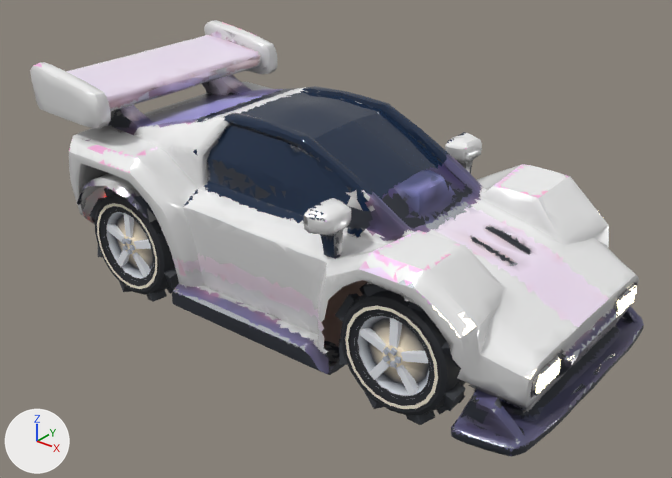
An edit to the glTF model ui/3d/aura-drift/v1/car-vektor.glb, drawn before and after from the same camera.
One viewpoint serves both versions: a camera (50 mm lens) standing at (4.22, -5.22, 3.86) and looking at (0.11, -0.08, 0.67). Arrows for +X, +Y and +Z are at lower left; the lights stay in place. The first picture is the older version. Vertices at exactly the same position are counted once.

The scene before the commit, as lines of its bpy script (objects in view):
```python
mat_paint = bpy.data.materials.new('paint')
mat_paint.use_nodes = True; mat_paint.node_tree.nodes.clear()
_N = mat_paint.node_tree.nodes; _L = mat_paint.node_tree.links
n0 = _N.new('ShaderNodeBsdfPrincipled'); n0.name = 'Principled BSDF'
n0.inputs[1].default_value = 0.05  # 'Metallic'
n0.inputs[2].default_value = 0.22  # 'Roughness'
n1 = _N.new('ShaderNodeOutputMaterial'); n1.name = 'Material Output'
n2 = _N.new('ShaderNodeVertexColor'); n2.name = 'Color Attribute'
_L.new(n0.outputs[0], n1.inputs[0])  # 'BSDF' to 'Surface'
_L.new(n2.outputs[0], n0.inputs[0])  # 'Color' to 'Base Color'
me_reviewed_replacement = bpy.data.meshes.new('reviewed_replacement')
me_reviewed_replacement.from_pydata(...)  # 12992 vertices, 19648 faces; spans x -2.3..2.3, y -1.11..1.1, z 0.14..1.87
# faces by material slot: [24, 481, 1730, 205, 8503, 4896, 3809]
me_reviewed_replacement.materials.append(mat_brake_light)
me_reviewed_replacement.materials.append(mat_chrome)
me_reviewed_replacement.materials.append(mat_glass)
me_reviewed_replacement.materials.append(mat_head_light)
me_reviewed_replacement.materials.append(mat_paint)
me_reviewed_replacement.materials.append(mat_paint_accent)
me_reviewed_replacement.materials.append(mat_trim)
me_reviewed_wheel_001 = bpy.data.meshes.new('reviewed_wheel.001')
me_reviewed_wheel_001.from_pydata(...)  # 570 vertices, 992 faces; spans x -0.5..0.5, y -0.176..0.172, z -0.5..0.5
me_reviewed_wheel_001.materials.append(mat_tyre)
ob_body = bpy.data.objects.new('body', me_reviewed_replacement)
ob_body.location = (0.0, 0.0, 0.0)
ob_wheel_fr = bpy.data.objects.new('wheel_fr', me_reviewed_wheel_001)
ob_wheel_fr.location = (1.276, -0.801, 0.497)
ob_wheel_rr = bpy.data.objects.new('wheel_rr', me_reviewed_wheel_001)
ob_wheel_rr.location = (-1.358, -0.801, 0.497)
```
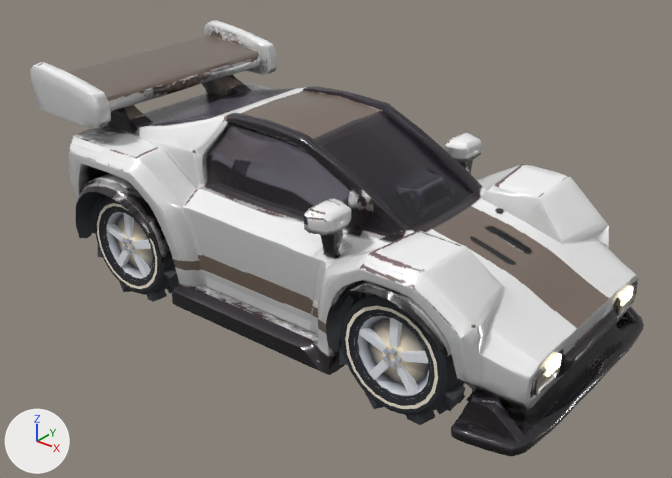
Boxes (x1, y1, x2, y2) around the edits, measured in the pictures (672 x 478 px):
```json
{"object": "body", "change": "surface changed, reshaped", "before": [30, 20, 644, 457], "after": [30, 20, 644, 457]}
{"part": 1, "of": "me_reviewed_replacement", "change": "added", "after": [619, 286, 633, 306]}
{"part": 2, "of": "me_reviewed_replacement", "change": "added", "after": [545, 353, 562, 377]}
{"part": 3, "of": "me_reviewed_replacement", "change": "added", "after": [495, 208, 504, 214]}
{"part": 4, "of": "me_reviewed_replacement", "change": "built on", "before": [40, 21, 640, 457], "after": [76, 186, 474, 401], "on screen": "mostly hidden afterwards"}
{"part": 5, "of": "me_reviewed_replacement", "change": "recoloured", "before": [183, 238, 616, 430], "after": [183, 295, 616, 430]}
{"part": 6, "of": "me_reviewed_replacement", "change": "recoloured", "before": [208, 87, 437, 257], "after": [208, 87, 437, 257]}
{"part": 7, "of": "me_reviewed_replacement", "change": "recoloured", "before": [466, 289, 635, 390], "after": [466, 289, 635, 390]}
{"part": 8, "of": "me_reviewed_replacement", "change": "recoloured", "before": [33, 22, 644, 454], "after": [33, 22, 644, 454]}
{"part": 9, "of": "me_reviewed_replacement", "change": "recoloured", "before": [99, 119, 644, 456], "after": [99, 119, 644, 456]}
```

The change, as JSON lines over the scene's bpy script:
```json
{"op": "add", "block": "img_car_vektor", "code": ["img_car_vektor = load_image('car-vektor', '_unpacked/car-vektor', 1024, 1024, 'sRGB')"]}
{"op": "remove", "block": "mat_paint", "code": "n2 = _N.new('ShaderNodeVertexColor'); n2.name = 'Color Attribute'"}
{"op": "add", "block": "mat_paint", "code": "n3 = _N.new('ShaderNodeTexImage'); n3.name = 'Image Texture'"}
{"op": "add", "block": "mat_paint", "code": "n3.image = img_car_vektor"}
{"block": "mat_paint", "where": "n0 = _N.new('ShaderNodeBsdfPrincipled'); n0.name = 'Principled BSDF'"}
{"op": "remove", "block": "mat_paint", "code": "_L.new(n2.outputs[0], n0.inputs[0])  # 'Color' to 'Base Color'"}
{"op": "add", "block": "mat_paint", "code": "_L.new(n3.outputs[0], n0.inputs[0])  # 'Color' to 'Base Color'"}
{"block": "me_reviewed_replacement", "where": "# used by ob_body; location = (0.0, 0.0, 0.0)"}
{"op": "remove", "block": "me_reviewed_replacement", "code": "me_reviewed_replacement.from_pydata(...)  # 12992 vertices, 19648 faces; spans x -2.3..2.3, y -1.11..1.1, z 0.14..1.87"}
{"op": "add", "block": "me_reviewed_replacement", "code": "me_reviewed_replacement.from_pydata(...)  # 4659 vertices, 9286 faces; spans x -2.3..2.3, y -1.14..1.14, z 0.14..1.87"}
{"block": "me_reviewed_replacement", "change": "me_reviewed_replacement part 1: a new loose piece, a box spanning x 2.198..2.235, y 0.48..0.641, z 0.58..0.663, in mat_head_light (beige #fff2cc, glowing beige #fff2cc)"}
{"block": "me_reviewed_replacement", "change": "me_reviewed_replacement part 2: a new loose piece, a box spanning x 2.199..2.236, y -0.641..-0.48, z 0.58..0.663, in mat_head_light (beige #fff2cc, glowing beige #fff2cc)"}
{"block": "me_reviewed_replacement", "change": "me_reviewed_replacement part 3: a new loose piece, a 6-sided cylinder along z spanning x 1.25..1.301, y 0.331..0.39, z 0.497..1.094, in mat_trim (dark grey #2b2f38)"}
{"block": "me_reviewed_replacement", "change": "me_reviewed_replacement part 4: 2 vertices moved within x -1.88..0.88, y -0.66..-0.59, z 0.17..1.35; 9375 vertices removed from x -2.3..2.3, y -1.11..1.1, z 0.15..1.87; 946 vertices added at x -1.89..1.8, y -1.14..1.14, z 0.15..1.04"}
{"block": "me_reviewed_replacement", "change": "me_reviewed_replacement part 5: 15 faces spanning x -0.79..2.29, y -1.07..0.98, z 0.16..1.07 switch from mat_chrome to mat_paint (picture img_car_vektor)"}
{"block": "me_reviewed_replacement", "change": "me_reviewed_replacement part 6: 362 faces spanning x -0.91..0.73, y -0.88..0.91, z 1.01..1.67 switch from mat_glass to mat_paint (picture img_car_vektor)"}
{"block": "me_reviewed_replacement", "change": "me_reviewed_replacement part 7: 33 faces spanning x 1.72..2.22, y -1.0..1.05, z 0.5..0.99 switch from mat_head_light to mat_paint (picture img_car_vektor)"}
{"block": "me_reviewed_replacement", "change": "me_reviewed_replacement part 8: 1068 faces spanning x -2.25..2.3, y -1.1..1.07, z 0.14..1.87 switch from mat_paint_accent to mat_paint (picture img_car_vektor)"}
{"block": "me_reviewed_replacement", "change": "me_reviewed_replacement part 9: 474 faces spanning x -2.14..2.3, y -1.07..1.07, z 0.16..1.62 switch from mat_trim to mat_paint (picture img_car_vektor)"}
{"block": "me_reviewed_replacement", "change": "other edits to the shape of me_reviewed_replacement do not show in these pictures"}
```
